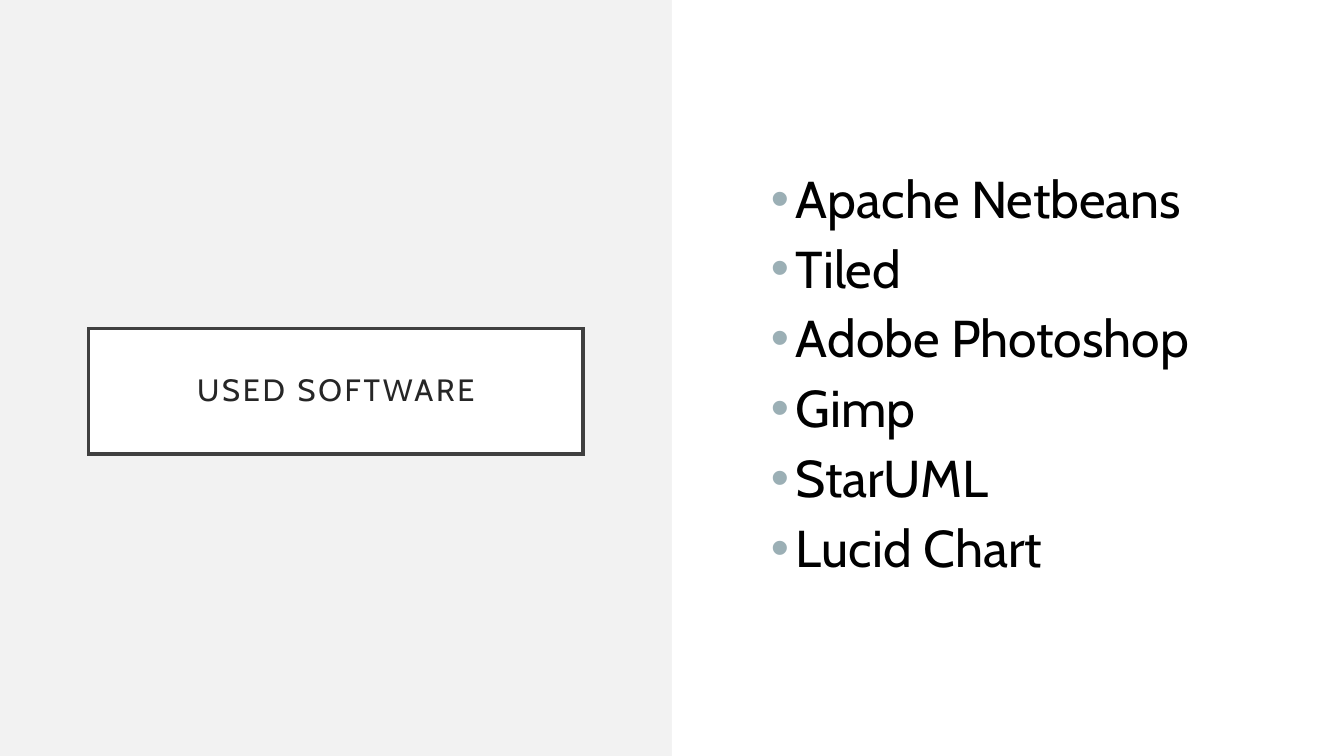
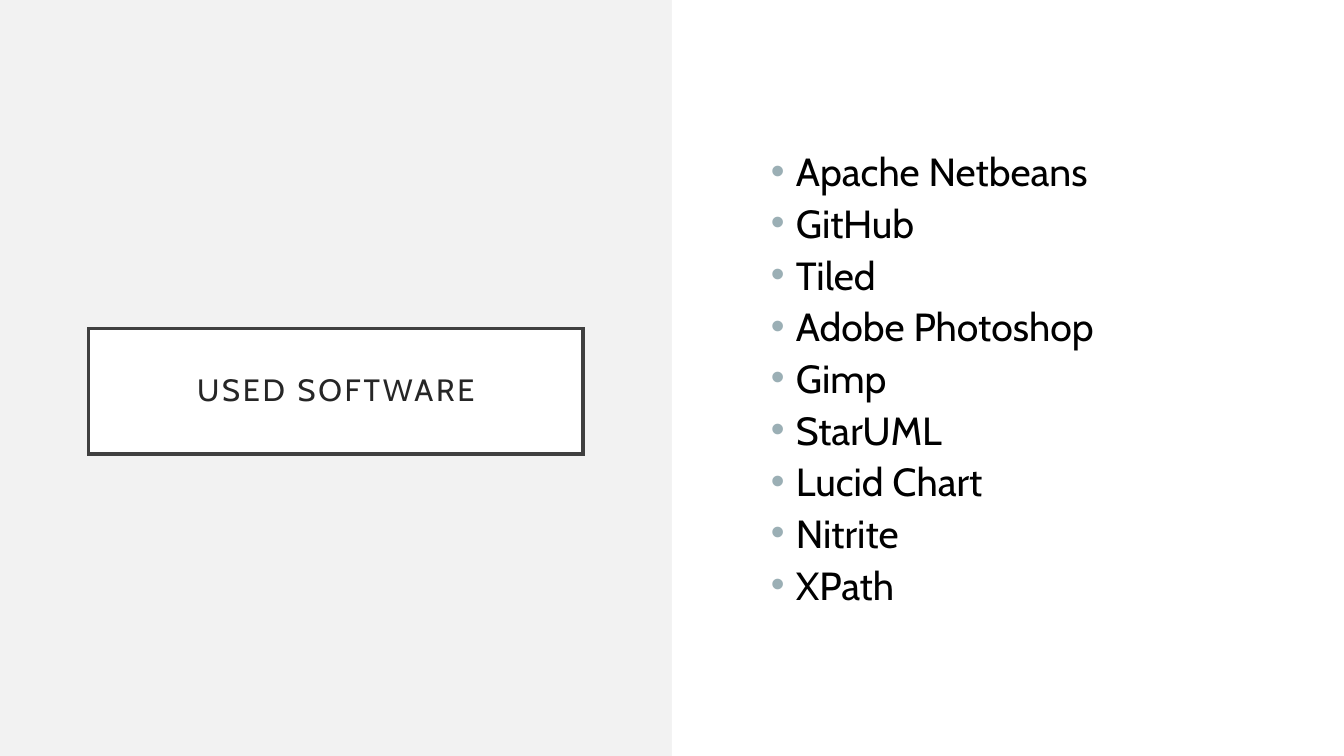
Before and after one commit to gdesimone97/unisa-life, a slide deck: slide 5 of PRESENTAZIONE FINALE2.pptx (slide 4 before the commit). Drawn at 1344x756 pixels with LibreOffice and Linux fonts; fonts in the diff are those of the drawing. Boxes give left, top, right and bottom in pixels: in the first picture for what was removed or moved away, otherwise in the second. Text is boxed around its words. In the diff, an @@ line names an element or a change of style, - is before the commit and + after.

Commit message:
Presentazione senza layout

```diff
--- a/PRESENTAZIONE FINALE2.pptx
+++ b/PRESENTAZIONE FINALE2.pptx
@@ text "Apache Netbeans": place and size @@
-text "Apache Netbeans" at [796,179,1189,568]
+text "Apache Netbeans" at [796,156,1094,601]
@@ text at [796,156,1094,497]: size 37 to 28 pt in "Apache Netbeans", "Tiled", "Adobe Photoshop", "Gimp" and 2 more places; line spacing 0.9 to 0.8 @@
@@ text at [796,208,914,239]: paragraph added @@
+• GitHub
@@ text at [796,520,899,601]: paragraphs added @@
+• Nitrite
+• XPath
```
Also in this commit, not shown: 1 other slide changed, 2 slides added.
